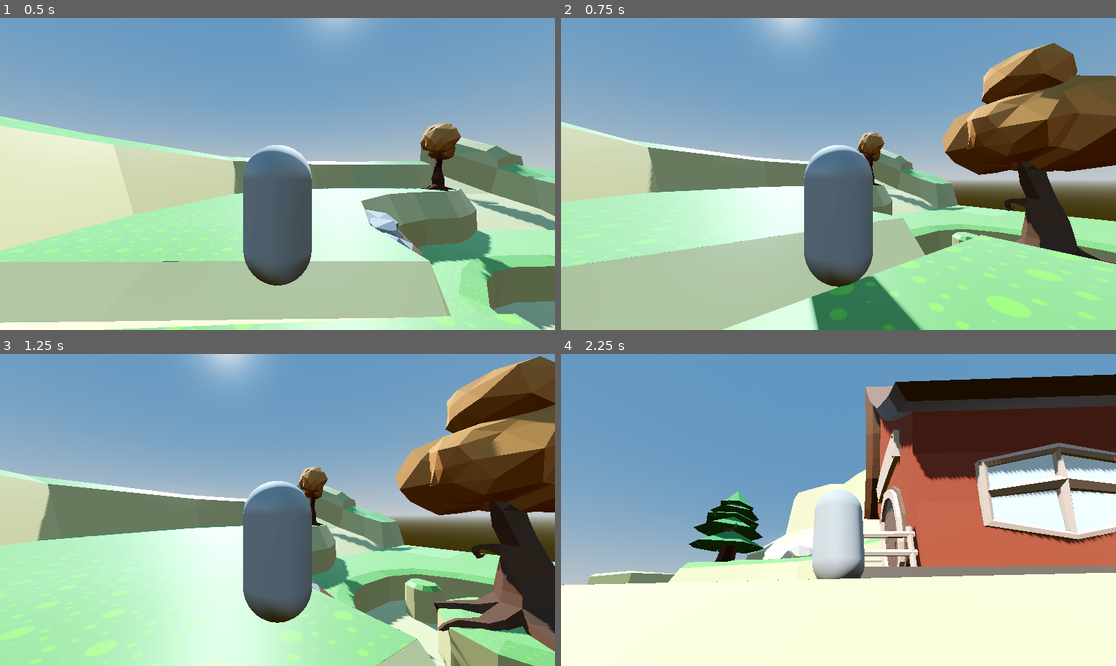
Above: before the commit, frames 1-4 (two rows, left to right).
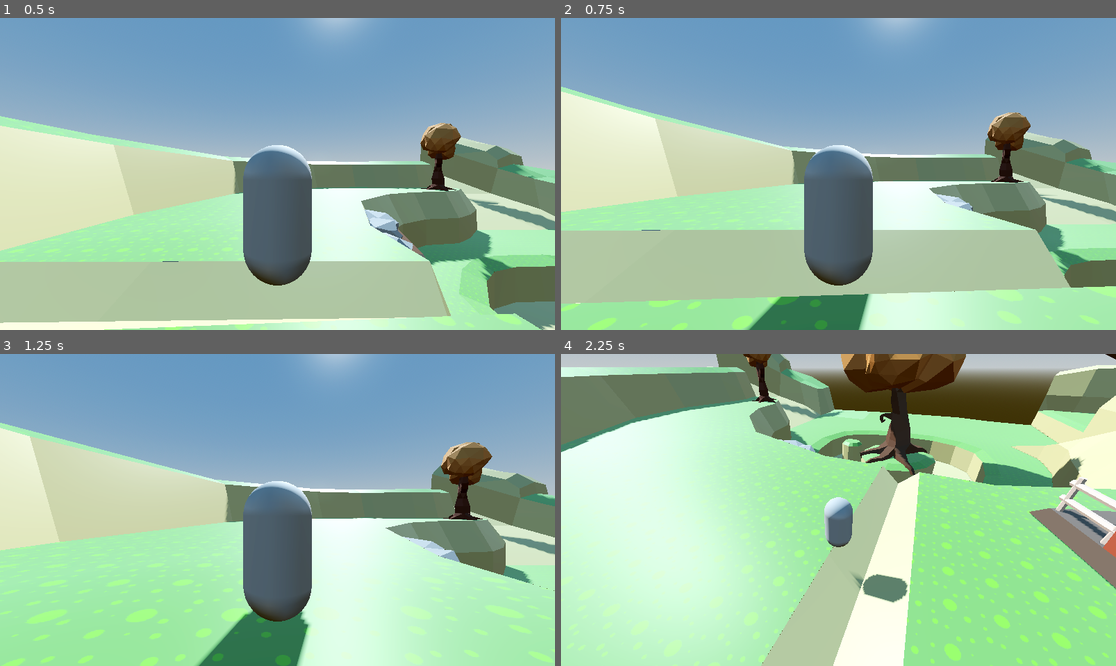
Above: after the commit, the same moments.

Repository: Calobrin/Mining-Game-Dev
Game: Godot game, scene res://Scenes/mg_town.tscn
Same seed, same stepped clock (60 frames per second), same inputs: the game is played once before the commit and once after it. The project has no main scene, so this scene is started directly.
Inputs (mouse positions are in pixels of both pictures, inside the frame that each line leads up to):
- Up to frame 1 (0.5 s): no input
- Up to frame 2 (0.75 s): move the mouse to (866, 174) at 0.52 s; hold W (Forwards) from 0.53 s (still down); hold Right mouse button (Right Click) from 0.53 s (still down)
- Up to frame 3 (1.25 s): keep holding W (Forwards); keep holding Right mouse button (Right Click); tap Space (Jump) at 0.77 s; tap Tab (Tab) at 0.8 s
- Up to frame 4 (2.25 s): move the mouse to (727, 525) at 1.27 s; release W (Forwards) at 1.28 s; release Right mouse button (Right Click) at 1.28 s; hold S (Backwards) 1.28-2.03 s; tap Tab (Tab) at 1.35 s; click (727, 525) at 1.42 s; tap Space (Jump) at 1.52 s; tap Mouse wheel down (Wheel Down) at 1.55 s; move the mouse to (849, 503) at 2.02 s; hold W (Forwards) from 2.03 s (still down); hold Mouse wheel down (Wheel Down) from 2.03 s (still down)

Frame 1 is identical in both runs. In frame 2, 49% of the frame differs, in the area x 0-100%, y 0-100%; in frame 3, 57%; in frame 4, 96%.

Commit message:
Updating Camera control
Trying to improve the camera control to have Right Click to move camera instead of default mouse locked to move camera

Diff:
--- a/Scenes/mg_town.tscn
+++ b/Scenes/mg_town.tscn
@@ -1,8 +1,7 @@
-[gd_scene load_steps=8 format=3 uid="uid://cfcx4nltl7bem"]
+[gd_scene load_steps=7 format=3 uid="uid://cfcx4nltl7bem"]
 
 [ext_resource type="PackedScene" uid="uid://dbkh65ymg3hyp" path="res://blender models/MG Town.glb" id="1_ygyvx"]
 [ext_resource type="PackedScene" uid="uid://idpgh2bb3r0t" path="res://Scenes/playernew.tscn" id="2_7oduu"]
-[ext_resource type="Script" path="res://Scripts/player.gd" id="3_qiy6v"]
 
 [sub_resource type="ProceduralSkyMaterial" id="ProceduralSkyMaterial_6kndl"]
 sky_top_color = Color(0.303568, 0.462435, 0.623066, 1)
@@ -35,7 +34,6 @@
 
 [node name="Player" parent="." index="23" instance=ExtResource("2_7oduu")]
 transform = Transform3D(1, 0, 0, 0, 1, 0, 0, 0, 1, 73.0944, -3.40643, 61.9052)
-script = ExtResource("3_qiy6v")
 
 [node name="Camera Origin" parent="Player" index="2"]
 transform = Transform3D(-1, 0, 8.74228e-08, 0, 1, 0, -8.74228e-08, 0, -1, 0, 1.57561, 0)
@@ -44,7 +42,6 @@
 transform = Transform3D(-1, 0, -8.74228e-08, 0, 1, 0, 8.74228e-08, 0, -1, 0, 0, 0)
 shape = SubResource("SphereShape3D_dd6dk")
 margin = 0.5
-script = null
 
 [node name="Camera3D" parent="Player/Camera Origin/SpringArm3D" index="0"]
 near = 0.2
--- a/Scenes/playernew.tscn
+++ b/Scenes/playernew.tscn
@@ -1,6 +1,7 @@
-[gd_scene load_steps=4 format=3 uid="uid://idpgh2bb3r0t"]
+[gd_scene load_steps=5 format=3 uid="uid://idpgh2bb3r0t"]
 
-[ext_resource type="Script" path="res://Scripts/camera_spring_arm.gd" id="1_uak0u"]
+[ext_resource type="Script" path="res://Scripts/player.gd" id="1_bsg7c"]
+[ext_resource type="Script" path="res://Scripts/camera.gd" id="1_p3q2d"]
 
 [sub_resource type="CapsuleMesh" id="CapsuleMesh_w8qe6"]
 
@@ -8,6 +9,7 @@
 radius = 0.602241
 
 [node name="Player" type="CharacterBody3D"]
+script = ExtResource("1_bsg7c")
 
 [node name="Body Mesh" type="MeshInstance3D" parent="."]
 transform = Transform3D(1, 0, 0, 0, 1, 0, 0, 0, 1, 0, 1, 0)
@@ -19,11 +21,11 @@
 
 [node name="Camera Origin" type="Node3D" parent="."]
 transform = Transform3D(1, 0, 0, 0, 1, 0, 0, 0, 1, 0, 1.57561, 0)
+script = ExtResource("1_p3q2d")
 
 [node name="SpringArm3D" type="SpringArm3D" parent="Camera Origin"]
 spring_length = 3.0
 margin = 1.0
-script = ExtResource("1_uak0u")
 
 [node name="Camera3D" type="Camera3D" parent="Camera Origin/SpringArm3D"]
 transform = Transform3D(1, 0, 0, 0, 1, 0, 0, 0, 1, 0, 0, 3)
--- /dev/null
+++ b/Scripts/camera.gd
@@ -0,0 +1,47 @@
+extends Node3D
+
+@export var sensitivity = 0.5
+@export var min_camera_distance = 2.0
+@export var max_camera_distance = 8.0
+@export var camera_scroll_speed = 1.0
+
+@onready var camera_pivot: Node3D = self  # Camera pivot node (likely this node)
+@onready var spring_arm: SpringArm3D = $"SpringArm3D"  # The spring arm node
+@onready var player: Node3D = get_parent()  # Reference to the player node (parent of camera)
+
+var is_right_click_held: bool = false  # Track right-click status
+var last_mouse_position: Vector2 = Vector2.ZERO  # Store mouse position before right-click
+
+func _input(event: InputEvent) -> void:
+	# Handle camera rotation only when right-click is held
+	if event is InputEventMouseMotion:
+		if is_right_click_held:  # Camera rotation happens only if right-click is held
+			# Rotate the player horizontally with the mouse (around Y-axis)
+			player.rotate_y(deg_to_rad(-event.relative.x * sensitivity))
+
+			# Calculate the vertical camera angle
+			var new_rotation_x = camera_pivot.rotation.x + deg_to_rad(event.relative.y * sensitivity)
+			camera_pivot.rotation.x = clamp(new_rotation_x, deg_to_rad(-45), deg_to_rad(80))
+
+	# Handle camera zoom with mouse wheel
+	if event.is_action_pressed("Wheel Up"):
+		spring_arm.spring_length = max(spring_arm.spring_length - camera_scroll_speed, min_camera_distance)
+	if event.is_action_pressed("Wheel Down"):
+		spring_arm.spring_length = min(spring_arm.spring_length + camera_scroll_speed, max_camera_distance)
+
+func _unhandled_input(event: InputEvent) -> void:
+	# Handle right-click press and release using the input map action
+	if event is InputEventMouseButton:
+		if Input.is_action_pressed("Right Click"):
+			if not is_right_click_held:
+				# Right-click pressed: lock the mouse and enable camera control
+				is_right_click_held = true
+				# Save the current mouse position before capturing
+				last_mouse_position = get_viewport().get_mouse_position()
+				Input.mouse_mode = Input.MOUSE_MODE_CAPTURED
+		elif Input.is_action_just_released("Right Click"):
+			# Right-click released: stop camera control and unlock the mouse
+			is_right_click_held = false
+			Input.mouse_mode = Input.MOUSE_MODE_VISIBLE
+			# Return the mouse to the position it was at before right-click
+			get_viewport().warp_mouse(last_mouse_position)
--- a/Scripts/camera_spring_arm.gd
+++ /dev/null
@@ -1,32 +0,0 @@
-extends SpringArm3D
-
-@export var mouse_sensibility: float = 0.005
-@export_range(-90.0, 0.0, 0.1, "radians_as_degrees") var min_verticle_angle: float = -PI/2
-@export_range(0.0, 90.0, 0.1, "radians_as_degrees") var max_vertical_angle: float = PI/4
-
-const MIN_SPRING_LENGTH = 2
-const MAX_SPRING_LENGTH = 8
-
-func _ready() -> void:
-	Input.set_mouse_mode(Input.MOUSE_MODE_CAPTURED)
-
-
-func _unhandled_input(event: InputEvent) -> void:
-	if event is InputEventMouseMotion and Input.mouse_mode == Input.MOUSE_MODE_CAPTURED:
-		rotation.y -= event.relative.x * mouse_sensibility
-		rotation.y = wrapf(rotation.y, 0.0, TAU)
-
-		rotation.x -= event.relative.y * mouse_sensibility
-		rotation.x = clamp(rotation.x, min_verticle_angle, max_vertical_angle)
-	if event.is_action_pressed("Wheel Up"):
-		spring_length = max(spring_length - 1, MIN_SPRING_LENGTH)
-	if event.is_action_pressed("Wheel Down"):
-		spring_length = min(spring_length + 1, MAX_SPRING_LENGTH)
-
-		#spring_length = clamp(spring_length, MIN_SPRING_LENGTH, MAX_SPRING_LENGTH)
-
-	if event.is_action_pressed("Tab"):
-		if Input.mouse_mode == Input.MOUSE_MODE_CAPTURED:
-			Input.set_mouse_mode(Input.MOUSE_MODE_VISIBLE)
-		else:
-			Input.set_mouse_mode(Input.MOUSE_MODE_CAPTURED)
--- a/Scripts/player.gd
+++ b/Scripts/player.gd
@@ -3,44 +3,18 @@
 const SPEED = 8.0
 const JUMP_VELOCITY = 4.0
 
-@export var sensitivity = 0.5
-@export var min_camera_distance = 2.0
-@export var max_camera_distance = 8.0
-@export var camera_scroll_speed = 1.0
-
-@onready var camera_pivot: Node3D = $"Camera Origin"  # Pivot for vertical camera rotation
-@onready var spring_arm: SpringArm3D = $"Camera Origin/SpringArm3D" # The spring arm
+@onready var camera_script: Node = $"Camera Origin"  # Reference to the camera script
 
 func _ready() -> void:
-	Input.mouse_mode = Input.MOUSE_MODE_CAPTURED
+	Input.mouse_mode = Input.MOUSE_MODE_VISIBLE  # Set the mouse mode to visible by default
 
 func _input(event: InputEvent) -> void:
-	if event is InputEventMouseMotion and Input.mouse_mode == Input.MOUSE_MODE_CAPTURED:
-		# Rotate the player horizontally with the mouse
-		rotate_y(deg_to_rad(-event.relative.x * sensitivity))
-
-		# Calculate the potential new vertical rotation
-		var new_rotation_x = camera_pivot.rotation.x + deg_to_rad(event.relative.y * sensitivity)
-
-		# Clamp the new rotation before applying it
-		camera_pivot.rotation.x = clamp(new_rotation_x, deg_to_rad(-45), deg_to_rad(80))
+	# Pass input events to the camera
+	camera_script._input(event)
 
 	# Exit the game
 	if Input.is_action_just_pressed("Exit"):
 		get_tree().quit()
-
-	# Handle camera zoom with mouse wheel
-	if event.is_action_pressed("Wheel Up"):
-		spring_arm.spring_length = max(spring_arm.spring_length - camera_scroll_speed, min_camera_distance)
-	if event.is_action_pressed("Wheel Down"):
-		spring_arm.spring_length = min(spring_arm.spring_length + camera_scroll_speed, max_camera_distance)
-
-	# Toggle mouse mode
-	if Input.is_action_just_pressed("Tab"):
-		if Input.mouse_mode == Input.MOUSE_MODE_CAPTURED:
-			Input.mouse_mode = Input.MOUSE_MODE_VISIBLE
-		else:
-			Input.mouse_mode = Input.MOUSE_MODE_CAPTURED
 
 func _physics_process(delta: float) -> void:
 	# Add gravity
@@ -51,10 +25,10 @@
 	if Input.is_action_just_pressed("Jump") and is_on_floor():
 		velocity.y = JUMP_VELOCITY
 
-	# Get movement input
+	# Get movement input (WASD)
 	var input_dir = Input.get_vector("Left", "Right", "Forwards", "Backwards")
 	if input_dir != Vector2.ZERO:
-		# Move in the direction the player is facing
+		# Move the player in the direction they're facing (camera's orientation)
 		var forward = transform.basis.z
 		var right = transform.basis.x
 		var move_dir = (forward * input_dir.y + right * input_dir.x).normalized()
